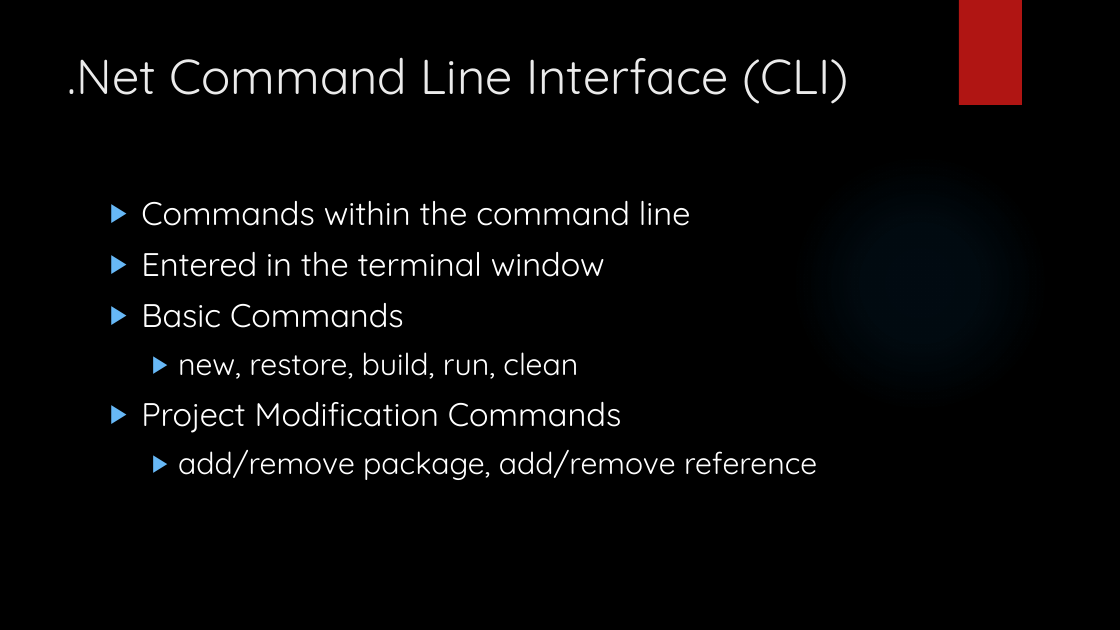
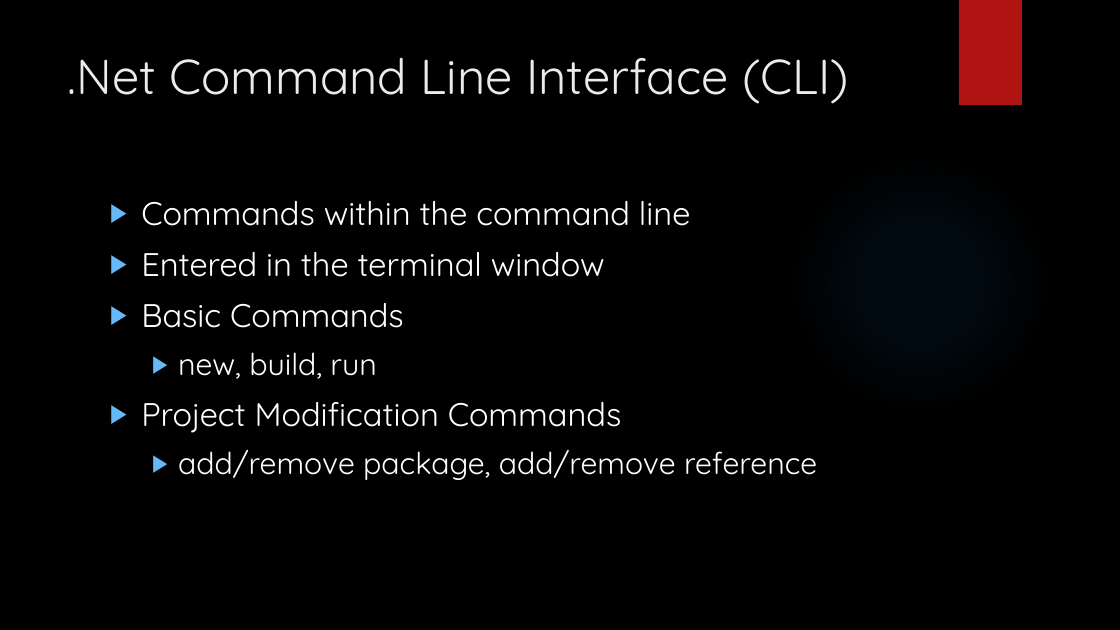
Before and after one commit to LogolsLLC/Logols-May2018, a slide deck: slide 6 of Slides/02_C#_TrainingPlan.pptx. Drawn at 1120x630 pixels with LibreOffice and Linux fonts; fonts in the diff are those of the drawing; background and template pictures are left out. Boxes give left, top, right and bottom in pixels: in the first picture for what was removed or moved away, otherwise in the second. Text is boxed around its words. In the diff, an @@ line names an element or a change of style, - is before the commit and + after.

```diff
--- a/Slides/02_C#_TrainingPlan.pptx
+++ b/Slides/02_C#_TrainingPlan.pptx
@@ text at (178,352,376,379): text changed @@
-  ▶ new, restore, build, run, clean
+  ▶ new, build, run
```
Also in this commit, not shown: 8 other slides changed, 12 other files.
